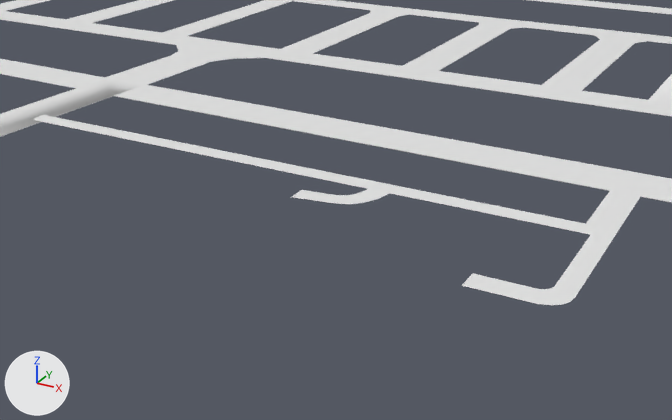
Before and after pictures for a commit that changed the FBX model Assets/models/lu.fbx.
Camera for both pictures: a camera (50 mm lens) standing at (435.3, -173.4, 30.8) and looking at (397.6, -104.9, -3.5). Arrows for +X, +Y and +Z are at lower left; the lights stay in place. Where no turn or scale is listed for an object, it has been applied to the vertices.

Names of what the first picture shows: 'road', '平面_2'.
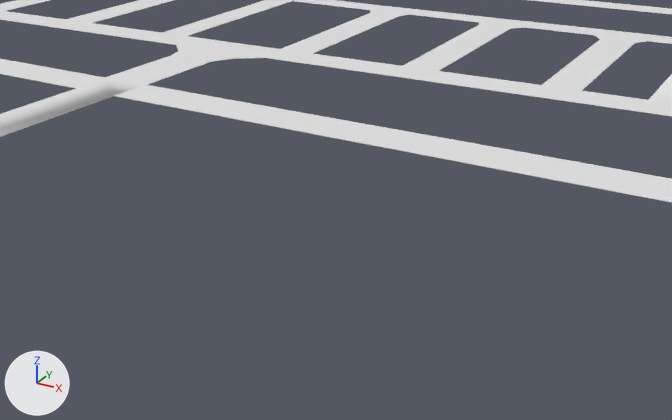
Boxes [x1, y1, x2, y2] around the edits, measured in the pictures (672 x 420 px):
'平面_2', deleted
    before: [31, 115, 641, 305]

The change, as a diff of the scene's bpy script:
```diff
--- a/Assets/models/lu.fbx.py
+++ b/Assets/models/lu.fbx.py
@@ ob_平面_2 @@
-ob_平面_2 = bpy.data.objects.new('平面_2', me_mesh)
-ob_平面_2.location = (417.02, -117.18, -0.49)
```
